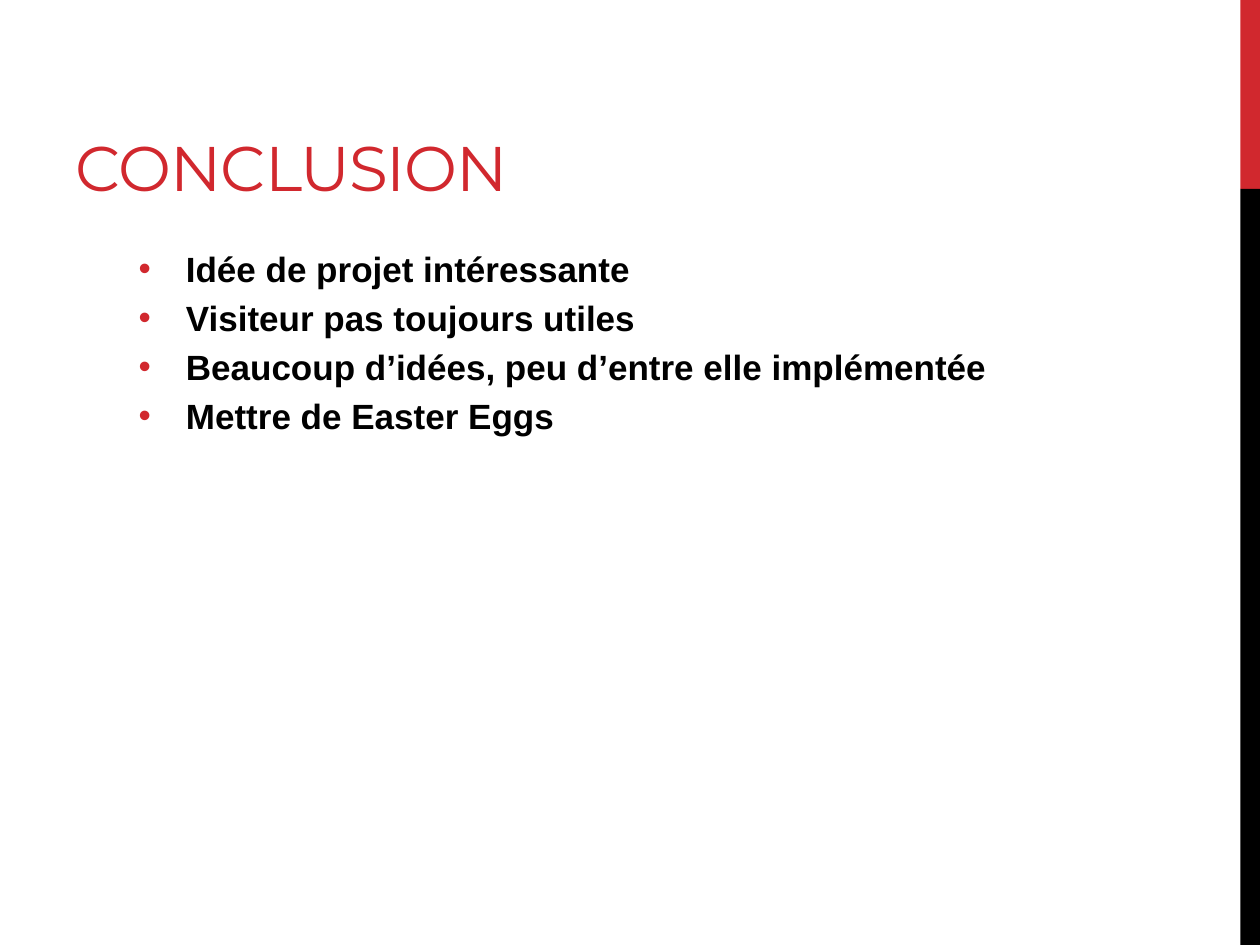
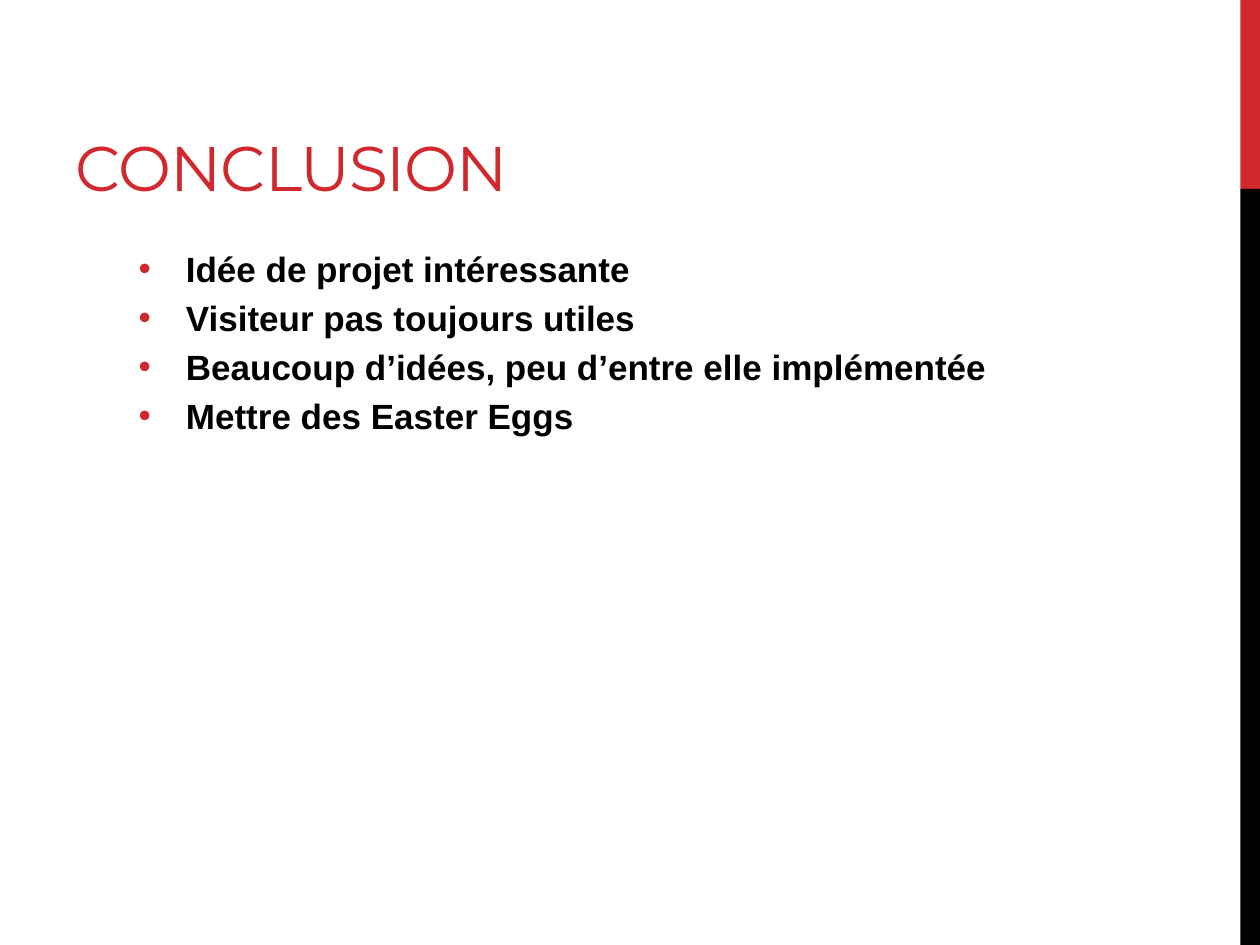
Before and after one commit to BELDAM/Server, a slide deck: slide 9 of BELDAM.pptx (slide 8 before the commit). Drawn at 1260x945 pixels with LibreOffice and Linux fonts; fonts in the diff are those of the drawing. Boxes give left, top, right and bottom in pixels: in the first picture for what was removed or moved away, otherwise in the second. Text is boxed around its words. In the diff, an @@ line names an element or a change of style, - is before the commit and + after.

```diff
--- a/BELDAM.pptx
+++ b/BELDAM.pptx
@@ text at [186,403,574,436]: text changed @@
-  • Mettre de Easter Eggs
+  • Mettre des Easter Eggs
```
Also in this commit, not shown: 2 slides added, 1 slide removed, 1 other file.
